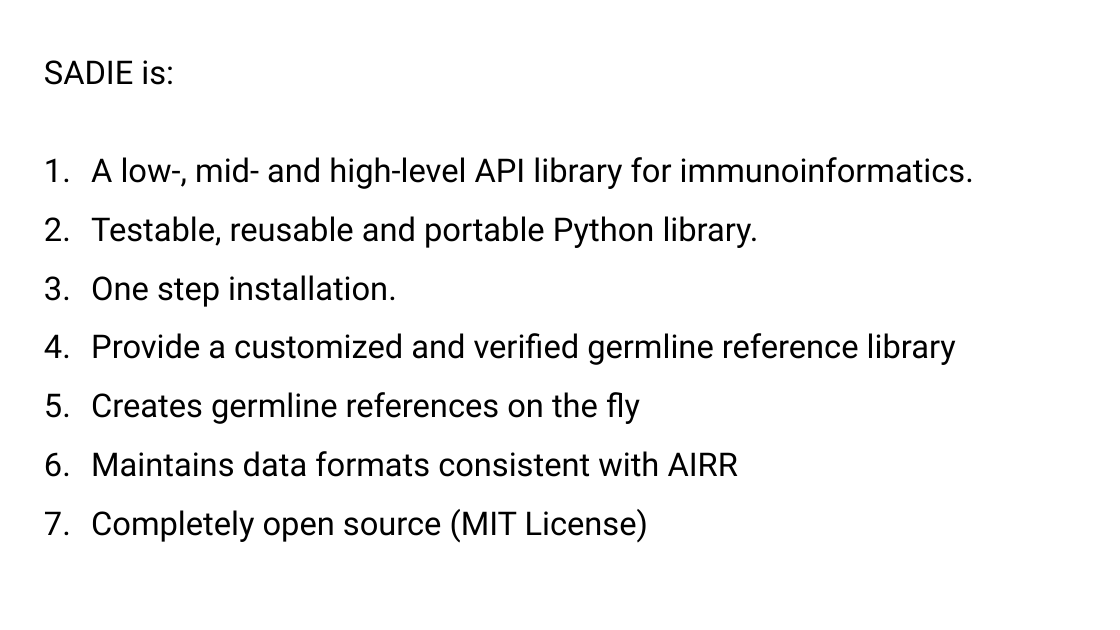
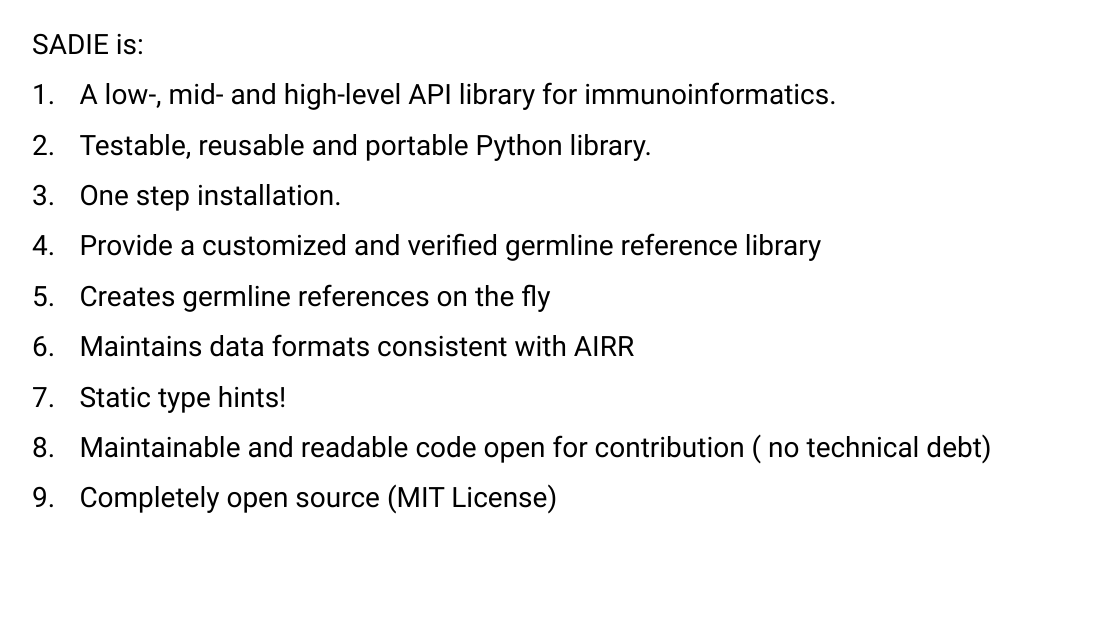
Before and after one commit to jwillis0720/sadie, a slide deck: slide 4 of notebooks/airr_c/SADIE_AIRR_C_2022.pptx (slide 3 before the commit). Drawn at 1120x630 pixels with LibreOffice and Linux fonts; fonts in the diff are those of the drawing. Boxes give left, top, right and bottom in pixels: in the first picture for what was removed or moved away, otherwise in the second. Text is boxed around its words. In the diff, an @@ line names an element or a change of style, - is before the commit and + after.

Commit message:
update sadie demo

```diff
--- a/notebooks/airr_c/SADIE_AIRR_C_2022.pptx
+++ b/notebooks/airr_c/SADIE_AIRR_C_2022.pptx
@@ text "SADIE is:": place and size @@
-text "SADIE is:" at [44,60,974,543]
+text "SADIE is:" at [32,33,991,514]
@@ text at [32,33,836,514]: size 28 to 24 pt in "SADIE is:", "A low-, mid- and high-level API library ...", "Testable, reusable and portable Python library.", "One step installation." and 4 more places @@
@@ text at [80,386,991,463]: paragraphs added @@
+7. Static type hints!
+8. Maintainable and readable code open for contribution ( no technical debt)
```
Also in this commit, not shown: 1 other slide changed, 3 slides added, 1 slide removed, 1 other file.
